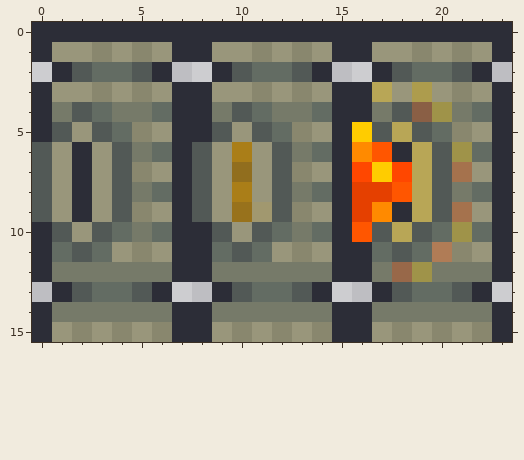
One commit to this pixel-art sprite: media/shooter.png. This is how it looked before the edit.
The file is 24x16 pixels. Colours within 5 levels of each other are drawn and written as one.
The result:
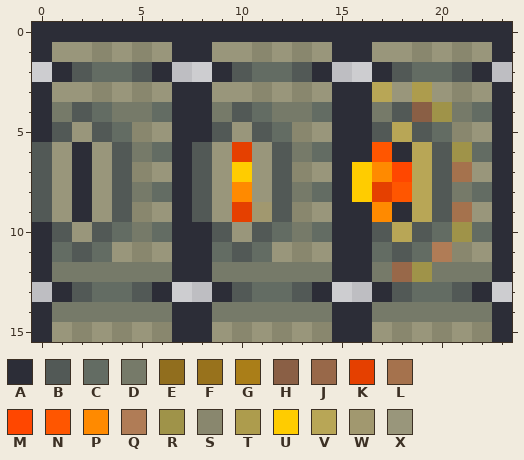
Palette (. is transparent): A #2c2d37  B #525956  C #636c63  D #767a69  E #916e1e  F #98721c  G #aa7e18  H #8a5f45  J #986849  K #e54000  L #a5724d  M #ff4700  N #ff5600  P #ff8a00  Q #b07c56  R #9f9349  S #89876e  T #ad9c4d  U #ffcc00  V #b8a656  W #a1986f  X #99967b
The commit says: Fireball explosion, tweaking shooters' animations
The edit:
y 5: x 16 U -> A
y 6: x 10 G -> K; x 16 P -> A
y 7: x 10 E -> U; x 16..17 MU -> UP
y 8: x 10 G -> P; x 16 K -> U
y 9: x 10 F -> K; x 16 K -> A
y 10: x 16 N -> A
Where, in picture pixels (left, top, right, bottom), the same in both pictures:
changed: (352, 122, 392, 242)
changed: (232, 142, 252, 222)
